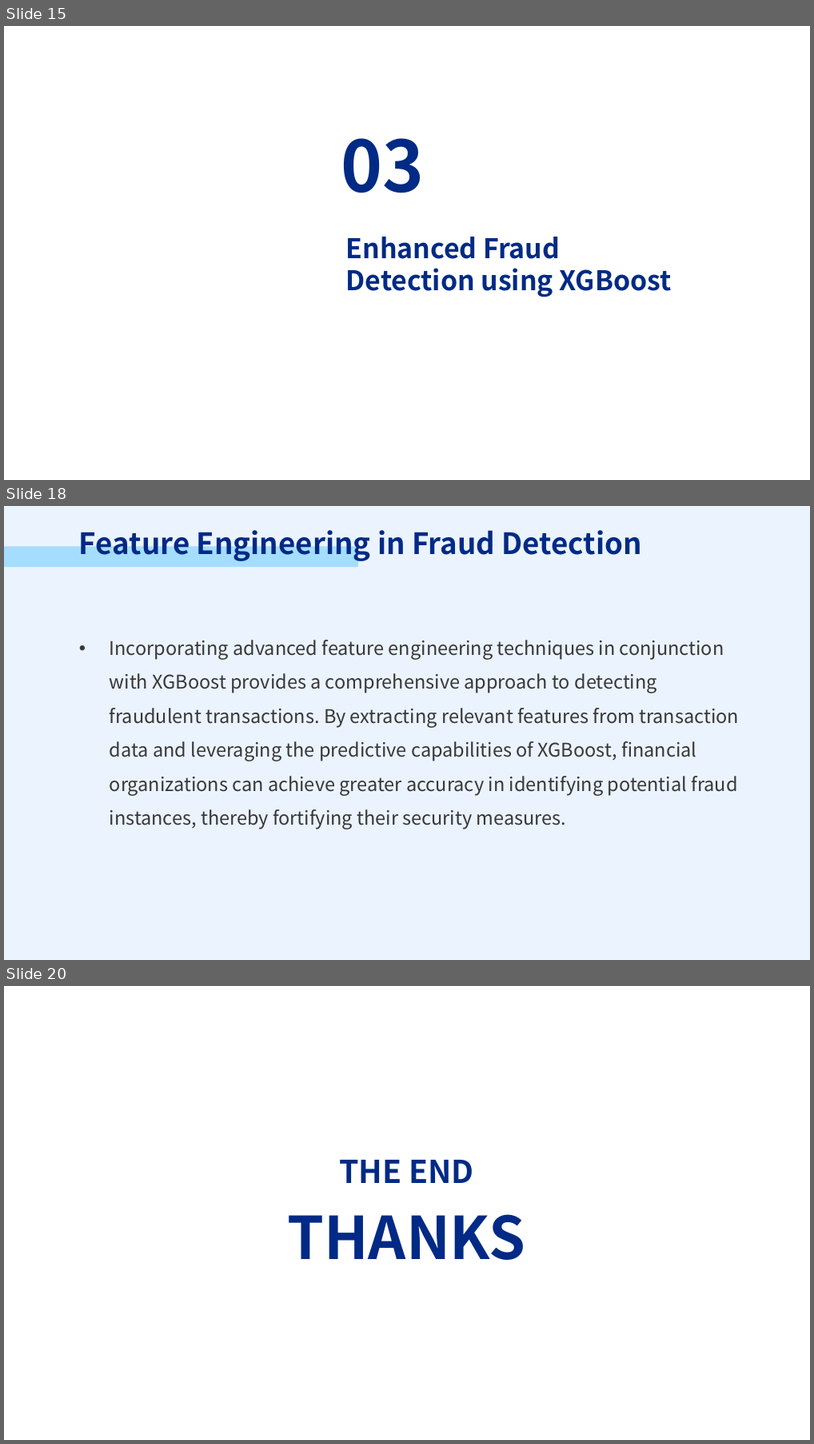
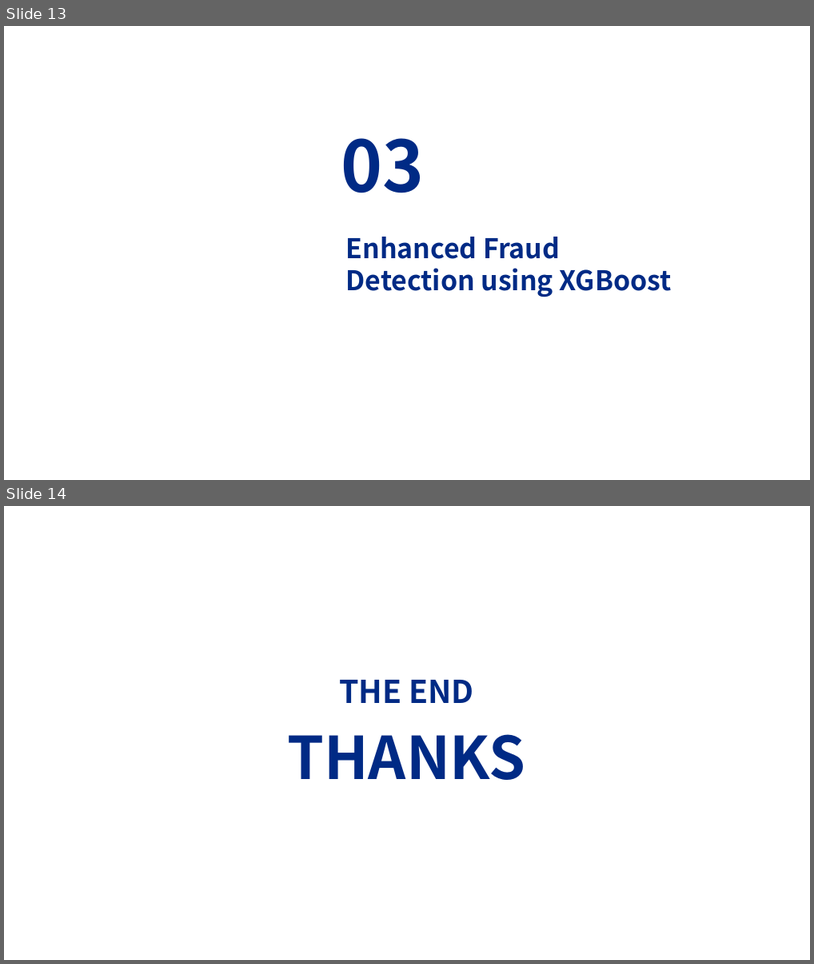
Before and after one commit to PSTAT197-F23/PSTAT197A_FP_Group1, a slide deck: scripts/drafts/PRESENTATION.pptx. Shown one above the other, each under a label of ours: slides 15, 18 and 20 before the commit, slides 13 and 14 after it; the slides between them are not shown. The pictures are 814x1444 and 814x964 pixels, drawn with LibreOffice and Linux fonts; fonts in the diff are those of the drawing; background and template pictures are left out. Boxes give left, top, right and bottom in pixels: in the first picture for what was removed or moved away, otherwise in the second. Text is boxed around its words. In the diff, an @@ line names an element or a change of style, - is before the commit and + after.

```diff
--- a/scripts/drafts/PRESENTATION.pptx
+++ b/scripts/drafts/PRESENTATION.pptx
@@ slide 18 removed at (4, 506, 810, 960), background #EBF3FE @@
@@ text removed at (79, 524, 642, 562) @@
-Feature Engineering in Fraud Detection
@@ rectangle removed at (4, 546, 359, 568) @@
@@ text removed at (110, 640, 739, 829) @@
-• Incorporating advanced feature engineering techniques in conjunction with XGBoost provides a comprehensive approach to detecting fraudulent transactions. By extracting relevant features from transaction data and leveraging the predictive capabilities of XGBoost, financial organizations can achieve greater accuracy in identifying potential fraud instances, thereby fortifying their security measures.
@@ what was slide 15 is now slide 13 @@
@@ what was slide 20 is now slide 14 @@
```
Also in this commit, not shown: 5 slides changed, 1 slide added, 7 other slides removed.
